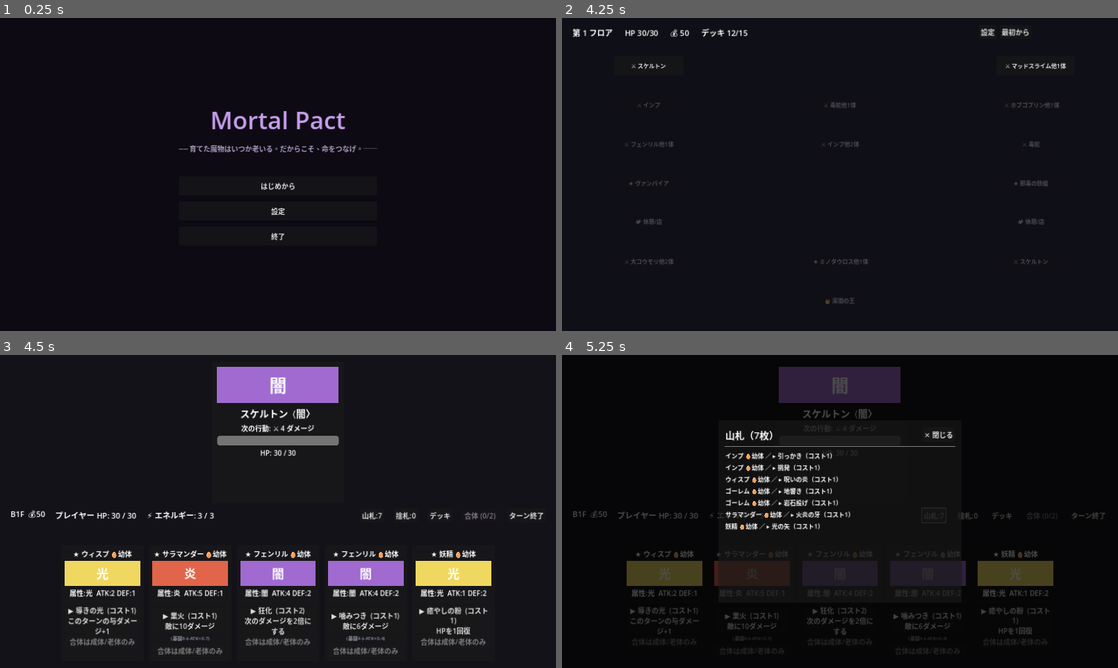
Above: before the commit, frames 1-4 (two rows, left to right).
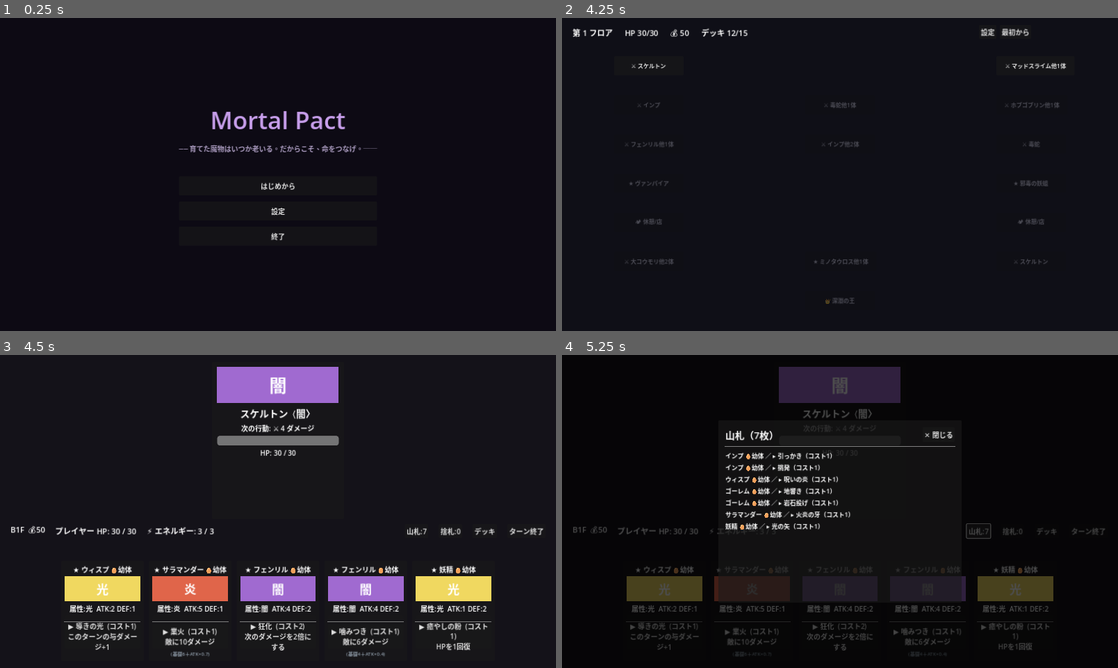
Above: after the commit, the same moments.

Repository: bakery48/mortal-pact
Game: Godot game, scene res://scenes/ui/title.tscn
Same seed, same stepped clock (60 frames per second), same inputs: the game is played once before the commit and once after it.
Inputs:
- Up to frame 1 (0.25 s): no input
- Up to frame 2 (4.25 s): click "はじめから" at 0.5 s; click "設定" at 1.25 s; click "フルスクリーン" at 2 s; click "戻る" at 2.75 s; click "最初から" at 3.5 s
- Up to frame 3 (4.5 s): click "⚔ スケルトン" at 4.25 s
- Up to frame 4 (5.25 s): click "山札:7" at 5 s

Frames 1-2 are identical in both runs. In frame 3, 13% of the frame differs, in the area x 2-98%, y 49-97%; in frame 4, 6.0%.

Commit message:
Remove in-battle fusion system entirely
- battle_manager.gd: delete _fuse_button, _fusion_selection, all
  _on_fusion_*, _open_fusion_dialog, _commit_fusion, _update_fuse_*
- card.gd: delete fusion_toggled signal, _select_button, set_fusion_selected

https://claude.ai/code/session_01SGpNd8xjjtE9S1hYpNHnwi

Diff:
--- a/scenes/battle/battle_manager.gd
+++ b/scenes/battle/battle_manager.gd
@@ -42,10 +42,6 @@
 var _message_label: Label
 var _event_label: Label
 var _end_turn_button: Button
-var _fuse_button: Button
-
-## 合体候補として選択中のモンスター（最大2体）。
-var _fusion_selection: Array[MonsterData] = []
 
 # 演出用
 var _shake_target: Control
@@ -144,12 +140,6 @@
 	deck_btn.text = "デッキ"
 	deck_btn.pressed.connect(_open_deck_view)
 	status.add_child(deck_btn)
-
-	_fuse_button = Button.new()
-	_fuse_button.disabled = true
-	_fuse_button.pressed.connect(_on_fuse_pressed)
-	status.add_child(_fuse_button)
-	_update_fuse_button()
 
 	_end_turn_button = Button.new()
 	_end_turn_button.text = "ターン終了"
@@ -279,7 +269,6 @@
 	card.enemy_element = _solo_enemy_element() # 敵が1体なら相性を表示
 	_hand_container.add_child(card)
 	card.command_selected.connect(_on_command_selected)
-	card.fusion_toggled.connect(_on_fusion_toggled)
 
 ## 敵に作用する（対象が要る）コマンドか。
 func _needs_target(cmd: CommandData) -> bool:
@@ -327,8 +316,6 @@
 func _unhandled_input(event: InputEvent) -> void:
 	if not _targeting:
 		return
-	# 敵をクリックした場合はその敵の gui_input が先に処理する（ここには来ない）。
-	# ここに来る左クリック＝空白部分のクリックなので取消扱いにする。
 	var mb := event as InputEventMouseButton
 	if mb != null and mb.pressed and (mb.button_index == MOUSE_BUTTON_RIGHT or mb.button_index == MOUSE_BUTTON_LEFT):
 		_cancel_targeting()
@@ -376,12 +363,10 @@
 func _kill_monster(monster: MonsterData) -> void:
 	deck.remove_monster(monster)
 	Run.deck.erase(monster)
-	_fusion_selection.erase(monster)
 	for child in _hand_container.get_children():
 		if child is CardUI and (child as CardUI).monster == monster:
 			child.queue_free()
 	_flash_message("%s は老いて消滅した…" % monster.monster_name)
-	_update_fuse_button()
 
 func _apply_command(card_data: MonsterData, cmd: CommandData, tgt: EnemyUI) -> void:
 	var p := card_data.effective_power(cmd)
@@ -491,172 +476,9 @@
 	_start_player_turn()
 
 func _clear_hand_nodes() -> void:
-	# 合体候補・対象選択を解除（カードノードが破棄されるため）。
 	_cancel_targeting()
-	_fusion_selection.clear()
 	for child in _hand_container.get_children():
 		child.queue_free()
-	_update_fuse_button()
-
-# --- 合体（子孫生成） -------------------------------------------------------
-
-func _on_fusion_toggled(card: CardUI) -> void:
-	if battle_over or _targeting:
-		return
-	var m := card.monster
-	if not m.can_fuse():
-		return
-	if m in _fusion_selection:
-		_fusion_selection.erase(m)
-	elif _fusion_selection.size() < 2:
-		_fusion_selection.append(m)
-	# すでに2体選択済みで別モンスターなら無視（下で見た目を戻す）。
-	_update_fusion_visuals()
-	_update_fuse_button()
-
-## 各カードの選択ハイライトを、選択中モンスター集合に合わせて更新する。
-func _update_fusion_visuals() -> void:
-	for child in _hand_container.get_children():
-		if child is CardUI:
-			var c := child as CardUI
-			c.set_fusion_selected(c.monster in _fusion_selection)
-
-func _update_fuse_button() -> void:
-	if _fuse_button == null:
-		return
-	_fuse_button.text = "合体 (%d/2)" % _fusion_selection.size()
-	_fuse_button.disabled = battle_over or _fusion_selection.size() != 2
-
-func _on_fuse_pressed() -> void:
-	if battle_over or _fusion_selection.size() != 2:
-		return
-	_open_fusion_dialog(_fusion_selection[0], _fusion_selection[1])
-
-## 継承スキルを選ぶモーダルを開く。
-func _open_fusion_dialog(mon_a: MonsterData, mon_b: MonsterData) -> void:
-	var element := MonsterFactory.choose_child_element(mon_a, mon_b)
-	var max_inherit := MonsterFactory.max_inheritable(mon_a, mon_b)
-	var pool := MonsterFactory.inheritable_pool(mon_a, mon_b)
-	var innate := MonsterFactory.element_innate_kit(element)
-	var chosen: Array[CommandData] = []
-
-	# 暗幕
-	var overlay := ColorRect.new()
-	overlay.color = Color(0, 0, 0, 0.65)
-	overlay.set_anchors_and_offsets_preset(Control.PRESET_FULL_RECT)
-	overlay.mouse_filter = Control.MOUSE_FILTER_STOP
-	add_child(overlay)
-
-	var center := CenterContainer.new()
-	center.set_anchors_and_offsets_preset(Control.PRESET_FULL_RECT)
-	overlay.add_child(center)
-
-	var panel := PanelContainer.new()
-	panel.custom_minimum_size = Vector2(560, 0)
-	center.add_child(panel)
-
-	var margin := MarginContainer.new()
-	for side in ["left", "right", "top", "bottom"]:
-		margin.add_theme_constant_override("margin_" + side, 18)
-	panel.add_child(margin)
-
-	var vbox := VBoxContainer.new()
-	vbox.add_theme_constant_override("separation", 8)
-	margin.add_child(vbox)
-
-	var title := Label.new()
-	title.text = "合体：継承するスキルを選択"
-	title.add_theme_font_size_override("font_size", 24)
-	vbox.add_child(title)
-
-	var elem_label := Label.new()
-	elem_label.text = "子孫の属性: %s ／ 固有スキル2つ＋継承 最大%d" % [String(MonsterData.ELEMENT_LABEL[element]), max_inherit]
-	elem_label.modulate = Color(0.8, 0.85, 0.95)
-	vbox.add_child(elem_label)
-
-	var innate_label := Label.new()
-	var innate_names: Array[String] = []
-	for c in innate:
-		innate_names.append(c.command_name)
-	innate_label.text = "固有: " + "／".join(innate_names)
-	vbox.add_child(innate_label)
-
-	vbox.add_child(HSeparator.new())
-
-	var count_label := Label.new()
-	vbox.add_child(count_label)
-
-	# 継承候補トグル
-	for cmd in pool:
-		var btn := Button.new()
-		btn.toggle_mode = true
-		btn.disabled = max_inherit <= 0
-		btn.text = "%s（コスト%d）" % [cmd.command_name, cmd.cost]
-		btn.toggled.connect(_on_inherit_toggled.bind(cmd, btn, chosen, max_inherit, count_label))
-		vbox.add_child(btn)
-	if pool.is_empty():
-		var none_label := Label.new()
-		none_label.text = "継承できるスキルがありません（固有2つで誕生）"
-		none_label.modulate = Color(0.7, 0.7, 0.7)
-		vbox.add_child(none_label)
-
-	vbox.add_child(HSeparator.new())
-
-	var buttons := HBoxContainer.new()
-	buttons.alignment = BoxContainer.ALIGNMENT_END
-	buttons.add_theme_constant_override("separation", 10)
-	vbox.add_child(buttons)
-
-	var cancel := Button.new()
-	cancel.text = "キャンセル"
-	cancel.pressed.connect(func() -> void: overlay.queue_free())
-	buttons.add_child(cancel)
-
-	var confirm := Button.new()
-	confirm.text = "合体する"
-	confirm.pressed.connect(_on_fusion_confirm.bind(mon_a, mon_b, element, chosen, overlay))
-	buttons.add_child(confirm)
-
-	count_label.text = "継承 0 / %d" % max_inherit
-
-func _on_fusion_confirm(mon_a: MonsterData, mon_b: MonsterData, element: int, chosen: Array, overlay: Control) -> void:
-	var child := MonsterFactory.make_child(mon_a, mon_b, element, chosen)
-	overlay.queue_free()
-	_commit_fusion(mon_a, mon_b, child)
-
-func _on_inherit_toggled(pressed: bool, cmd: CommandData, btn: Button, chosen: Array, max_inherit: int, count_label: Label) -> void:
-	if pressed:
-		if chosen.size() >= max_inherit:
-			btn.button_pressed = false # 上限超過は取り消し
-			return
-		chosen.append(cmd)
-	else:
-		chosen.erase(cmd)
-	count_label.text = "継承 %d / %d" % [chosen.size(), max_inherit]
-
-## 合体を確定し、両親を消滅させ子孫を手札に加える。
-func _commit_fusion(mon_a: MonsterData, mon_b: MonsterData, child: MonsterData) -> void:
-	# 両親のスキルカードをデッキ・手札から除去。
-	deck.remove_monster(mon_a)
-	deck.remove_monster(mon_b)
-	Run.deck.erase(mon_a)
-	Run.deck.erase(mon_b)
-	for node in _hand_container.get_children():
-		if node is CardUI and (node as CardUI).monster in [mon_a, mon_b]:
-			node.queue_free()
-	_fusion_selection.clear()
-
-	# 子孫をデッキに加え、そのスキルカードを手札に出す。
-	Run.deck.append(child)
-	for sc in deck.add_monster_to_hand(child):
-		_add_card_to_hand(sc)
-
-	Audio.play_se("fuse")
-	_flash_message("合体！ %s（%s %s）が誕生した" % [child.monster_name, child.rarity_label(), child.element_label()])
-	_update_fusion_visuals()
-	_update_fuse_button()
-	_refresh()
-	_refresh()
 
 # --- 表示更新・終了処理 -----------------------------------------------------
 
@@ -747,7 +569,6 @@
 	_open_pile_view("捨札", deck.discard_pile, false)
 
 ## スキルカードの山（山札/捨札）の中身を一覧表示する。
-## 山札は引く順が見えないよう名前順にソートして表示する。
 func _open_pile_view(title_text: String, pile: Array[SkillCard], sorted: bool) -> void:
 	var overlay := ColorRect.new()
 	overlay.color = Color(0, 0, 0, 0.7)
@@ -798,7 +619,6 @@
 	list.size_flags_horizontal = Control.SIZE_EXPAND_FILL
 	scroll.add_child(list)
 
-	# 表示用に並べ替えたコピーを作る（実際の山札順は変えない）。
 	var cards := pile.duplicate()
 	if sorted:
 		cards.sort_custom(func(a: SkillCard, b: SkillCard) -> bool:
@@ -883,7 +703,6 @@
 		rv.add_theme_constant_override("separation", 3)
 		rm.add_child(rv)
 
-		# 名前行
 		var name_row := HBoxContainer.new()
 		rv.add_child(name_row)
 		var name_lbl := Label.new()
@@ -896,7 +715,6 @@
 		elem_lbl.add_theme_color_override("font_color", Color(0.7, 0.8, 0.9))
 		name_row.add_child(elem_lbl)
 
-		# ステータス行
 		var stat_lbl := Label.new()
 		var exp_pct := int(mon.exp_progress() * 100)
 		stat_lbl.text = "ATK:%d  DEF:%d  EXP:%d%%" % [mon.effective_attack(), mon.effective_defense(), exp_pct]
@@ -904,7 +722,6 @@
 		stat_lbl.add_theme_color_override("font_color", Color(0.65, 0.65, 0.7))
 		rv.add_child(stat_lbl)
 
-		# スキル行
 		for cmd: CommandData in mon.commands:
 			var cmd_lbl := Label.new()
 			cmd_lbl.text = "  ▸ %s（コスト%d）" % [cmd.command_name, mon.effective_cost(cmd)]
@@ -916,9 +733,11 @@
 	_message_label.visible = true
 	_message_label.text = "勝利！"
 	_message_label.add_theme_color_override("font_color", Color(0.6, 1.0, 0.6))
-	_end_battle_input()
+	_end_turn_button.disabled = true
+	for child in _hand_container.get_children():
+		if child is CardUI:
+			(child as CardUI).disable_all()
 	Audio.play_se("win")
-	# HPをランへ書き戻し、報酬画面へ（デッキ＝モンスターは戦闘中に直接更新済み）。
 	await get_tree().create_timer(1.0).timeout
 	Run.on_battle_won(player_hp)
 
@@ -927,14 +746,10 @@
 	_message_label.visible = true
 	_message_label.text = "敗北..."
 	_message_label.add_theme_color_override("font_color", Color(1.0, 0.5, 0.5))
-	_end_battle_input()
+	_end_turn_button.disabled = true
+	for child in _hand_container.get_children():
+		if child is CardUI:
+			(child as CardUI).disable_all()
 	Audio.play_se("lose")
 	await get_tree().create_timer(1.0).timeout
 	Run.on_battle_lost()
-
-func _end_battle_input() -> void:
-	_end_turn_button.disabled = true
-	_fuse_button.disabled = true
-	for child in _hand_container.get_children():
-		if child is CardUI:
-			(child as CardUI).disable_all()
--- a/scenes/battle/card.gd
+++ b/scenes/battle/card.gd
@@ -2,18 +2,12 @@
 extends PanelContainer
 
 ## 手札に並ぶ1枚の「スキルカード」のUI。所属モンスター＋1スキルを表示する。
-## 同じモンスターの別スキルは別カードとして並ぶ。
-## battle_manager が monster / command をセットしてから add_child する。
 
 signal command_selected(card: CardUI)
-## 合体候補としての選択トグル（成体・老体のみ）。
-signal fusion_toggled(card: CardUI)
 
 var monster: MonsterData
 var command: CommandData
-## 山札側の対応エントリ（捨札へ送る際に使う）。
 var source: SkillCard
-## このバトルの敵の属性（相性表示用）。
 var enemy_element: int = MonsterData.Element.NONE
 
 var _title: Label
@@ -21,8 +15,6 @@
 var _exp_bar: ProgressBar
 var _cmd_button: Button
 var _stat_label: Label
-var _select_button: Button
-var _selected := false
 
 func _ready() -> void:
 	custom_minimum_size = Vector2(190, 0)
@@ -46,7 +38,6 @@
 	_title.autowrap_mode = TextServer.AUTOWRAP_WORD_SMART
 	vbox.add_child(_title)
 
-	# スプライト（あれば）／無ければ属性色の図形プレースホルダ。
 	vbox.add_child(_make_visual())
 
 	_stats = Label.new()
@@ -72,14 +63,8 @@
 	_stat_label.add_theme_color_override("font_color", Color(0.55, 0.6, 0.65))
 	vbox.add_child(_stat_label)
 
-	_select_button = Button.new()
-	_select_button.toggle_mode = true
-	_select_button.pressed.connect(func() -> void: fusion_toggled.emit(self))
-	vbox.add_child(_select_button)
-
 	_refresh_texts()
 
-## モンスターの現在状態に合わせて表示を更新する。
 func _refresh_texts() -> void:
 	_title.text = "%s %s %s" % [monster.rarity_label(), monster.monster_name, monster.stage_label()]
 	_stats.text = "属性:%s  ATK:%d DEF:%d" % [monster.element_label(), monster.effective_attack(), monster.effective_defense()]
@@ -88,14 +73,7 @@
 	var breakdown := _stat_breakdown()
 	_stat_label.text = breakdown
 	_stat_label.visible = breakdown != ""
-	if monster.can_fuse():
-		if not _selected:
-			_select_button.text = "合体候補にする"
-	else:
-		_select_button.text = "合体は成体/老体のみ"
-		_select_button.disabled = true
 
-## スプライト or プレースホルダのビジュアルを作る。
 func _make_visual() -> Control:
 	var tex := SpriteLoader.monster(monster.monster_name)
 	if tex != null:
@@ -103,7 +81,7 @@
 		tr.texture = tex
 		tr.custom_minimum_size = Vector2(0, 58)
 		tr.stretch_mode = TextureRect.STRETCH_KEEP_ASPECT_CENTERED
-		tr.texture_filter = CanvasItem.TEXTURE_FILTER_NEAREST # ドット絵をくっきり
+		tr.texture_filter = CanvasItem.TEXTURE_FILTER_NEAREST
 		return tr
 	var box := ColorRect.new()
 	box.color = SpriteLoader.element_color(monster.elements[0] if not monster.elements.is_empty() else MonsterData.Element.NONE)
@@ -146,7 +124,6 @@
 			return "再生%dを得る(毎ターン回復)" % p
 	return command.description
 
-## ダメージ・ガード系の計算式を小さく表示するためのテキスト。
 func _stat_breakdown() -> String:
 	var scale := monster.stat_scale_for(command)
 	match command.effect:
@@ -164,22 +141,10 @@
 		return " ▽不利"
 	return ""
 
-## 現在のエネルギーに応じて表示と使用可否を更新する。
 func refresh(energy: int) -> void:
 	_refresh_texts()
 	_cmd_button.disabled = monster.effective_cost(command) > energy
 
-## 合体候補としての選択状態を反映する。
-func set_fusion_selected(value: bool) -> void:
-	_selected = value
-	if _select_button != null:
-		_select_button.button_pressed = value
-		if monster.can_fuse():
-			_select_button.text = "✔ 合体候補" if value else "合体候補にする"
-	modulate = Color(1.0, 0.9, 0.4) if value else Color.WHITE
-
 func disable_all() -> void:
 	if _cmd_button != null:
 		_cmd_button.disabled = true
-	if _select_button != null:
-		_select_button.disabled = true
